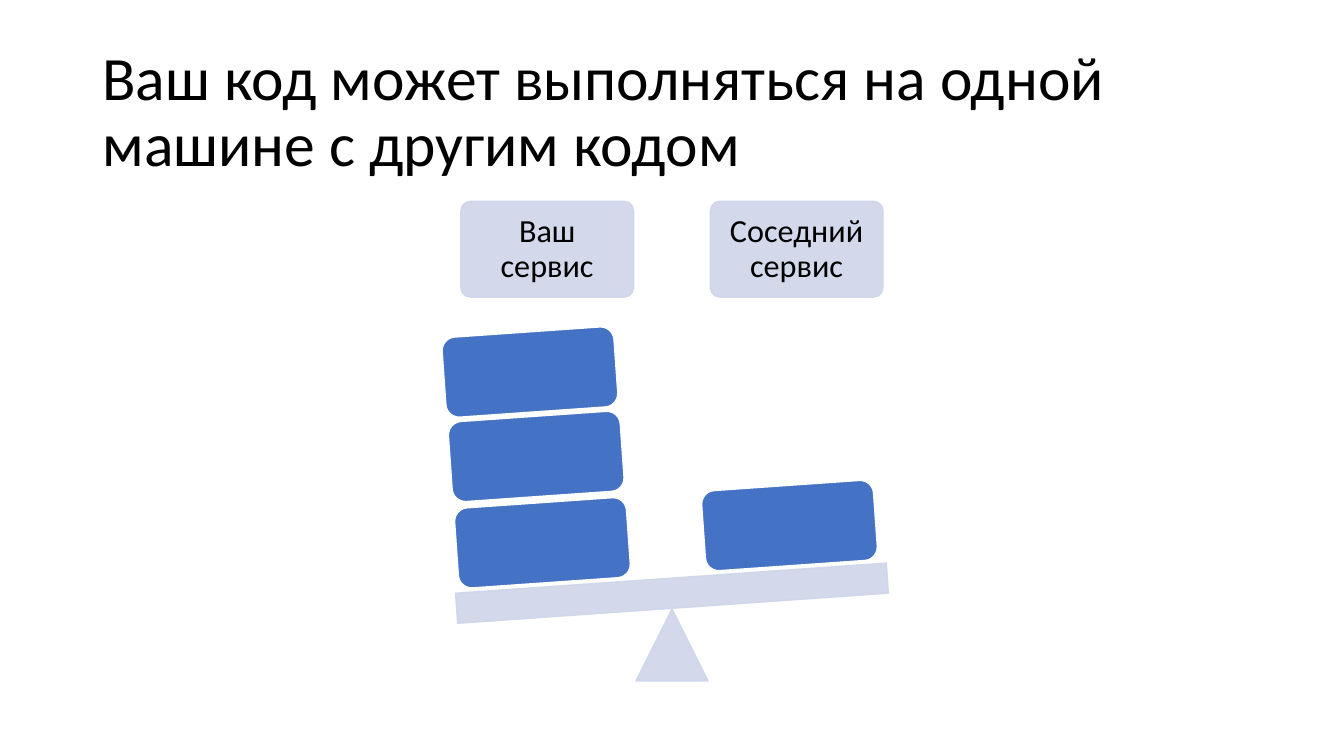
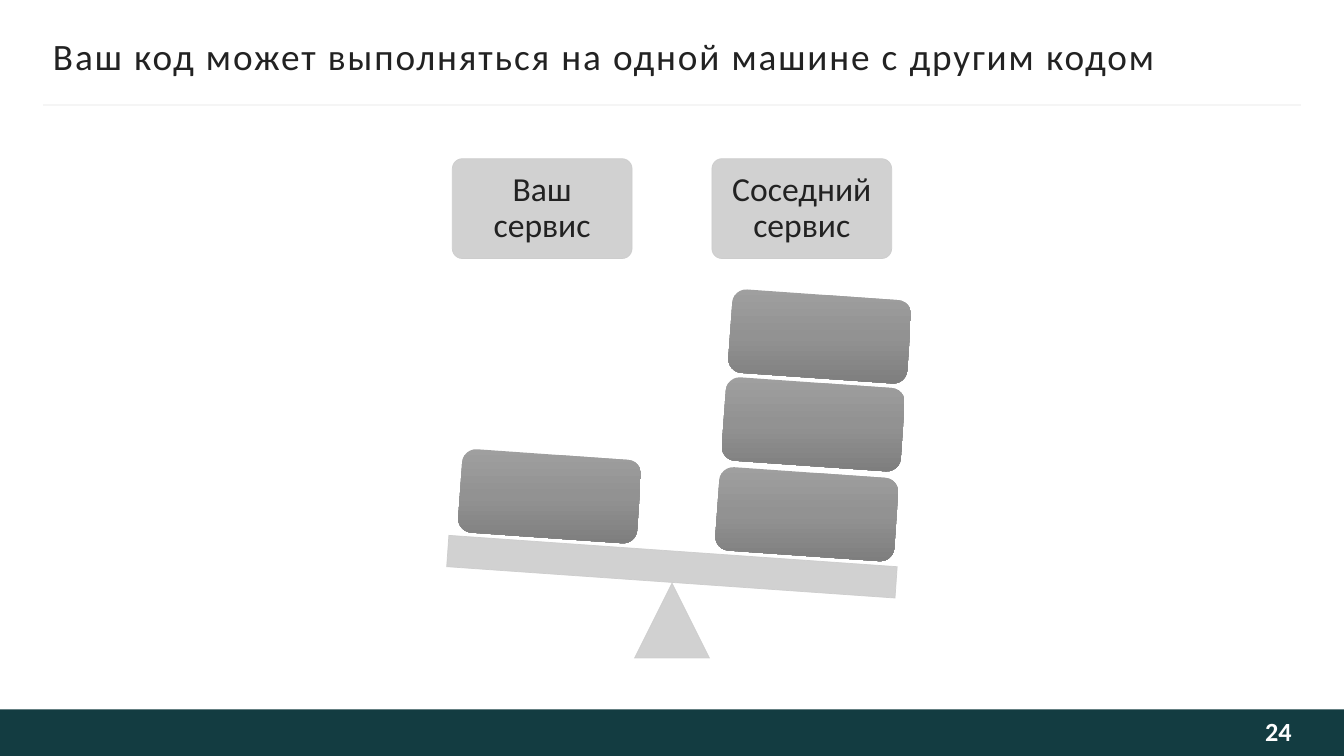
Before and after one commit to kugushev/presentations, a slide deck: slide 24 of Presentation.pptx. Drawn at 1344x756 pixels with LibreOffice and Linux fonts; fonts in the diff are those of the drawing; background and template pictures are left out. Boxes give left, top, right and bottom in pixels: in the first picture for what was removed or moved away, otherwise in the second. Text is boxed around its words. In the diff, an @@ line names an element or a change of style, - is before the commit and + after.

```diff
--- a/Presentation.pptx
+++ b/Presentation.pptx
@@ title "Ваш код может выполняться на ...": place and size @@
-title "Ваш код может выполняться на ..." at (102,58,1104,176)
+title "Ваш код может выполняться на ..." at (53,45,1154,76)
@@ title "Ваш код может выполняться на ..." at (53,45,1154,76): size 44 to 26.7 pt, text colour #000000 to #222222, letter spacing 0 to 1.3 pt; line spacing 0.9 to 1 @@
@@ line added from (43, 105) to (1301, 105), #F5F5F5 1.5 pt @@
@@ rounded rectangle: place and size @@
-rounded rectangle at (461,202,633,297)
+rounded rectangle at (453,158,632,258)
@@ text "Ваш сервис": place and size @@
-text "Ваш сервис" at (501,221,594,283)
+text "Ваш сервис" at (494,179,591,243)
@@ text "Ваш сервис" at (494,179,591,243): size 23 to 24 pt, text colour #000000 to #222222 @@
@@ fill #CFD5EA at 90% opacity to #CDCDCD at 90% opacity; outline #CFD5EA 1 pt to #CDCDCD 0.5 pt in 3 elements at (635,583,710,657), (453,158,632,258), (712,158,891,258) @@
@@ rounded rectangle: place and size @@
-rounded rectangle at (711,202,883,297)
+rounded rectangle at (712,158,891,258)
@@ text "Соседний сервис" at (732,178,871,243): size 23 to 24 pt, text colour #000000 to #222222 @@
@@ text "Соседний сервис": place and size @@
-text "Соседний сервис" at (730,220,863,283)
+text "Соседний сервис" at (732,178,871,243)
@@ rounded rectangle added at (727,288,912,384), fill gradient #9F9F9F to #929292 to #7E7E7E @@
@@ rounded rectangle removed at (441,326,619,418) @@
@@ rounded rectangle added at (721,377,906,473), fill gradient #9F9F9F to #929292 to #7E7E7E @@
@@ rounded rectangle at (457,449,642,545): fill #4472C4 to gradient #9F9F9F to #929292 to #7E7E7E; outline #FFFFFF 1 pt to none; rotation 356 to 4 degrees @@
@@ rounded rectangle at (714,467,899,563): fill #4472C4 to gradient #9F9F9F to #929292 to #7E7E7E; outline #FFFFFF 1 pt to none; rotation 356 to 4 degrees @@
@@ rounded rectangle removed at (454,497,632,590) @@
@@ rectangle at (447,536,898,598): fill #CFD5EA at 90% opacity to #CDCDCD at 90% opacity; outline #CFD5EA 1 pt to #CDCDCD 0.5 pt; rotation 356 to 4 degrees @@
@@ triangle: place and size @@
-triangle at (636,609,708,681)
+triangle at (635,583,710,657)
@@ rectangle added at (0,710,1344,756), fill #133C41 @@
@@ page number added at (1265,724,1291,741), 18.7 pt, text #FEFEFE, bold @@
+24
```
Also in this commit, not shown: 42 other slides changed, 2 slides added, 2 slides removed.
